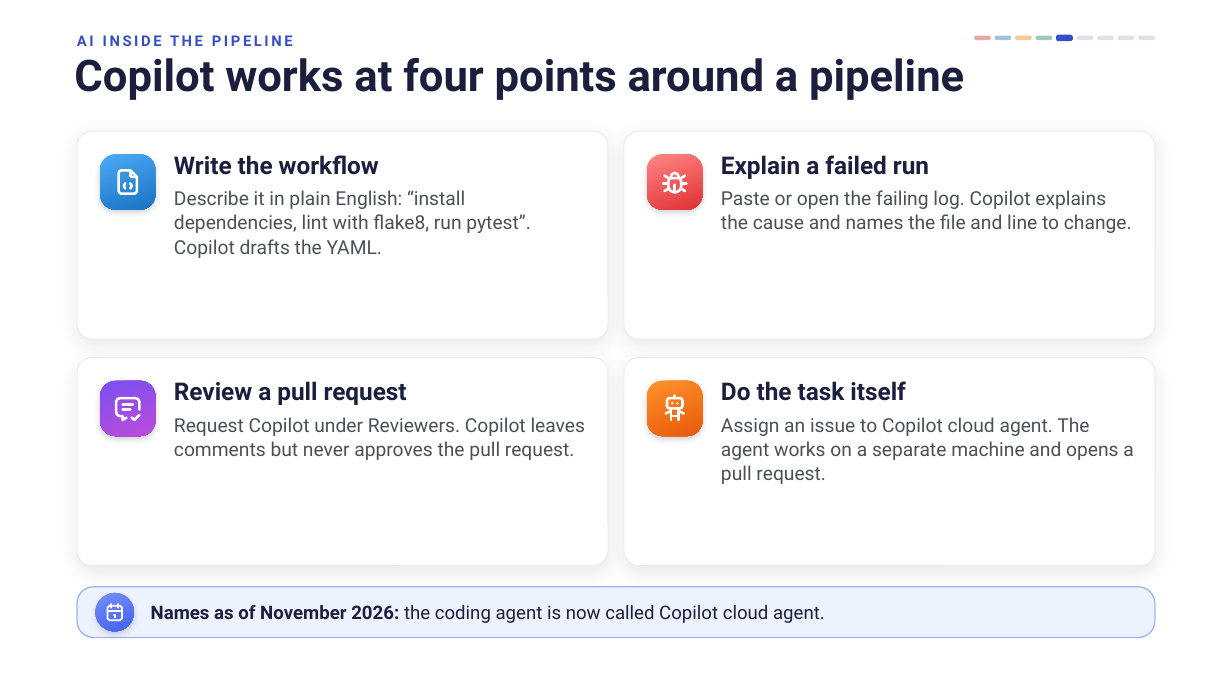
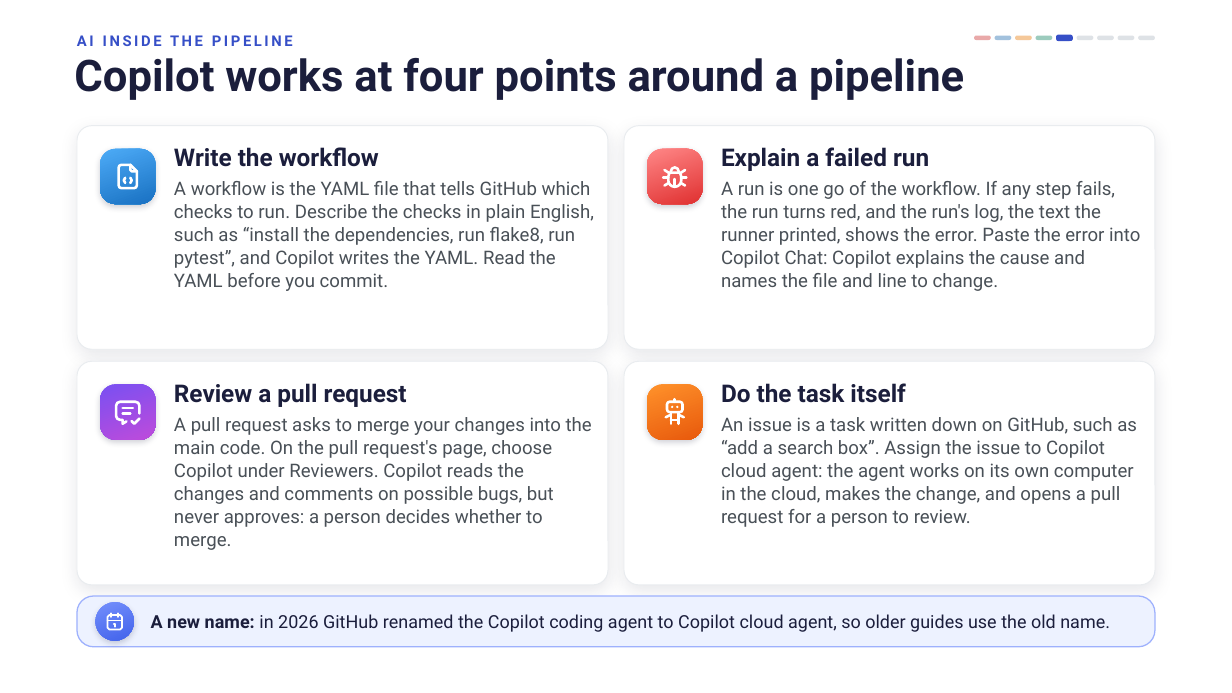
Before and after one commit to danielcregg/ai-assisted-programming, a slide deck: slide 15 of lectures-and-labs/week10/cicd-lecture.pptx (slide 13 before the commit). Drawn at 1232x693 pixels with LibreOffice and Linux fonts; fonts in the diff are those of the drawing; background and template pictures are left out. Boxes give left, top, right and bottom in pixels: in the first picture for what was removed or moved away, otherwise in the second. Text is boxed around its words. In the diff, an @@ line names an element or a change of style, - is before the commit and + after.

```diff
--- a/lectures-and-labs/week10/cicd-lecture.pptx
+++ b/lectures-and-labs/week10/cicd-lecture.pptx
@@ rounded rectangle resized from (x1=77, y1=131, x2=608, y2=339) to (x1=77, y1=126, x2=608, y2=349) @@
@@ text "Write the workflow" moved from (x1=174, y1=155, x2=530, y2=258) to (x1=174, y1=147, x2=594, y2=291) @@
@@ rounded rectangle resized from (x1=624, y1=131, x2=1155, y2=339) to (x1=624, y1=126, x2=1155, y2=349) @@
@@ text "Explain a failed run" moved from (x1=721, y1=155, x2=1132, y2=233) to (x1=721, y1=147, x2=1140, y2=291) @@
@@ 2 rounded rectangles, 2 freeform shapes moved together from (x1=100, y1=154, x2=702, y2=210) to (x1=100, y1=149, x2=702, y2=204) @@
@@ text at (x1=174, y1=181, x2=594, y2=291): text changed; size 15 to 14.5 pt @@
-Describe it in plain English: “install dependencies, lint with flake8, run pytest”. Copilot drafts the YAML.
+A workflow is the YAML file that tells GitHub which checks to run. Describe the checks in plain English, such as “install the dependencies, run flake8, run pytest”, and Copilot writes the YAML. Read the YAML before you commit.
@@ text at (x1=721, y1=181, x2=1140, y2=291): text changed; size 15 to 14.5 pt @@
-Paste or open the failing log. Copilot explains the cause and names the file and line to change.
+A run is one go of the workflow. If any step fails, the run turns red, and the run's log, the text the runner printed, shows the error. Paste the error into Copilot Chat: Copilot explains the cause and names the file and line to change.
@@ rounded rectangle resized from (x1=77, y1=358, x2=608, y2=566) to (x1=77, y1=361, x2=608, y2=585) @@
@@ proportions changed in 4 elements at (x1=77, y1=126, x2=608, y2=349), (x1=624, y1=126, x2=1155, y2=349), (x1=77, y1=361, x2=608, y2=585), (x1=624, y1=361, x2=1155, y2=585) @@
@@ rounded rectangle resized from (x1=624, y1=358, x2=1155, y2=566) to (x1=624, y1=361, x2=1155, y2=585) @@
@@ text at (x1=174, y1=417, x2=592, y2=550): text changed; size 15 to 14.5 pt @@
-Request Copilot under Reviewers. Copilot leaves comments but never approves the pull request.
+A pull request asks to merge your changes into the main code. On the pull request's page, choose Copilot under Reviewers. Copilot reads the changes and comments on possible bugs, but never approves: a person decides whether to merge.
@@ 2 rounded rectangles, 2 freeform shapes moved together from (x1=100, y1=381, x2=702, y2=436) to (x1=100, y1=384, x2=702, y2=440) @@
@@ text at (x1=721, y1=417, x2=1137, y2=527): text changed; size 15 to 14.5 pt @@
-Assign an issue to Copilot cloud agent. The agent works on a separate machine and opens a pull request.
+An issue is a task written down on GitHub, such as “add a search box”. Assign the issue to Copilot cloud agent: the agent works on its own computer in the cloud, makes the change, and opens a pull request for a person to review.
@@ 1 rounded rectangle, 1 ellipse, 1 freeform shape moved together from (x1=77, y1=587, x2=1155, y2=638) to (x1=77, y1=596, x2=1155, y2=647) @@
@@ text at (x1=151, y1=614, x2=1110, y2=632): text changed; size 14.5 to 14 pt @@
-Names as of November 2026: the coding agent is now called Copilot cloud agent.
+A new name: in 2026 GitHub renamed the Copilot coding agent to Copilot cloud agent, so older guides use the old name.
```
Also in this commit, not shown: 3 other slides changed, 4 slides added, 2 slides removed.
